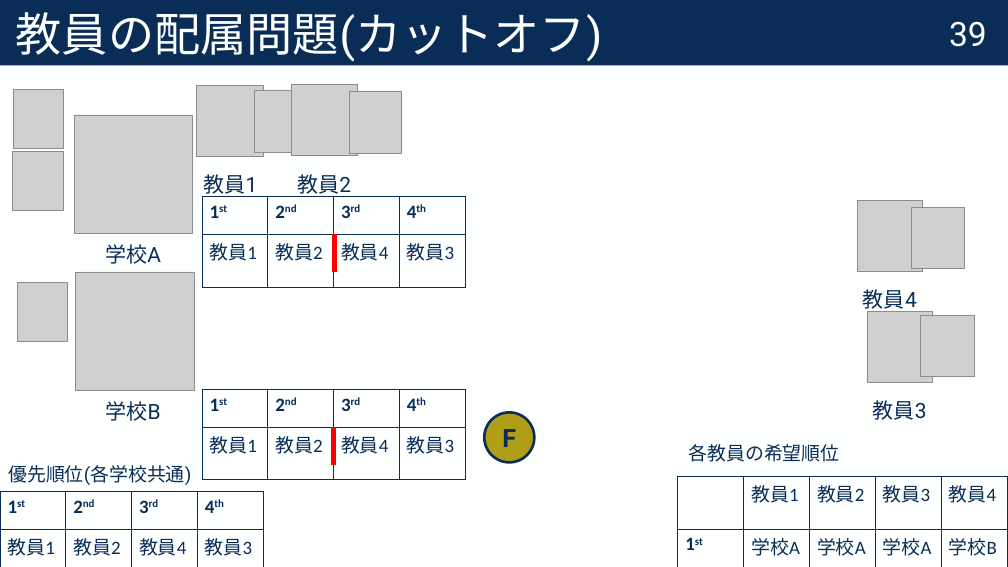
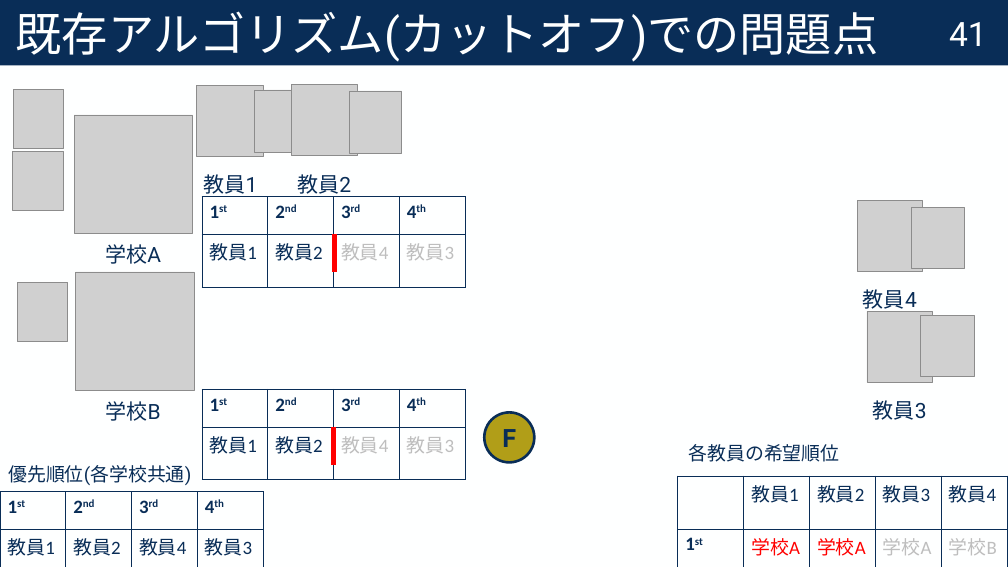
Before and after one commit to Krminfinity/master-thesis-2025, a slide deck: slide 42 of 修正コメント付き_修士論文中間報告.pptx (slide 40 before the commit). Drawn at 1008x567 pixels with LibreOffice and Linux fonts; fonts in the diff are those of the drawing; grey boxes stand for pictures. Boxes give left, top, right and bottom in pixels: in the first picture for what was removed or moved away, otherwise in the second. Text is boxed around its words. In the diff, an @@ line names an element or a change of style, - is before the commit and + after.

```diff
--- a/修正コメント付き_修士論文中間報告.pptx
+++ b/修正コメント付き_修士論文中間報告.pptx
@@ title at bbox=[16, 11, 879, 62]: text changed @@
-教員の配属問題(カットオフ)
+既存アルゴリズム(カットオフ)での問題点
@@ page number at bbox=[949, 22, 987, 46]: text changed @@
-39
+41
@@ table at bbox=[202, 197, 465, 272] @@
@@ text colour #092D57 to #BEBEBE in "教員4", "教員3" @@
@@ table at bbox=[202, 389, 465, 465] @@
@@ text colour #092D57 to #BEBEBE in "教員4", "教員3" @@
@@ table at bbox=[678, 476, 1007, 567] @@
@@ text colour #092D57 to #FF0000 in "学校A", "学校A" @@
@@ text colour #092D57 to #BEBEBE in "学校A", "学校B", "学校A" @@
```
Also in this commit, not shown: 71 other slides changed, 14 slides added, 1 slide removed.
